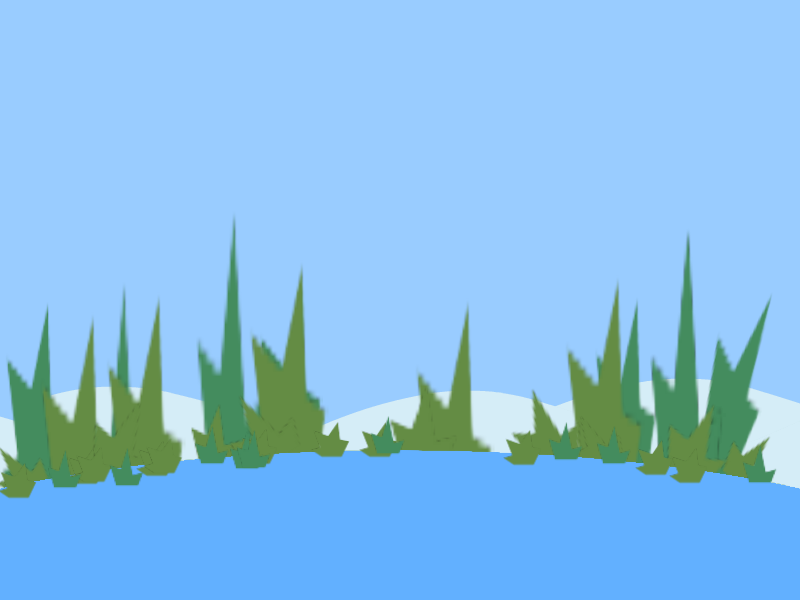
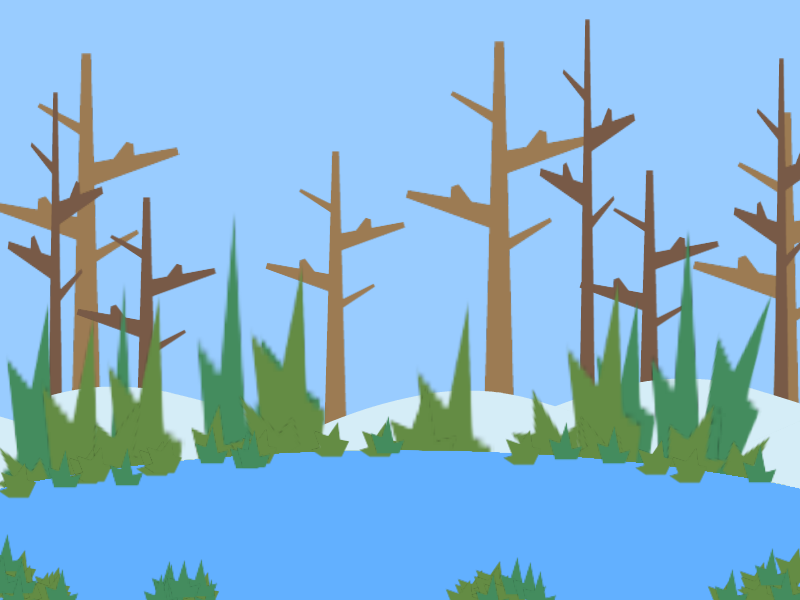
Layer changes from the first 800 x 600 image to the second:
showed group "Foreground" (1 layers) over [0, 534, 800, 600]
added layer "Trees" in group "Background #1" over [0, 19, 800, 425]
